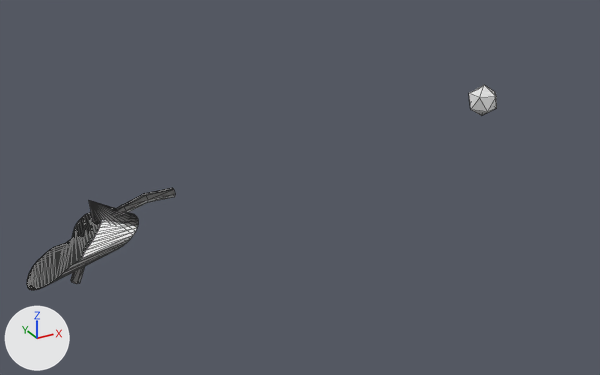
The glTF model assets/guy.glb, before and after one commit.
The view is the same before and after, from a 50 mm lens placed at (-8.3, -9.38, 5.36), pointed at (-2.99, 0.26, 0.54). Lighting does not change. The marker at lower left points along +X, +Y and +Z. Mesh edges are drawn as thin lines. Where no turn or scale is listed for an object, it has been applied to the vertices.

The first picture shows 'Cylinder.001', 'head'.
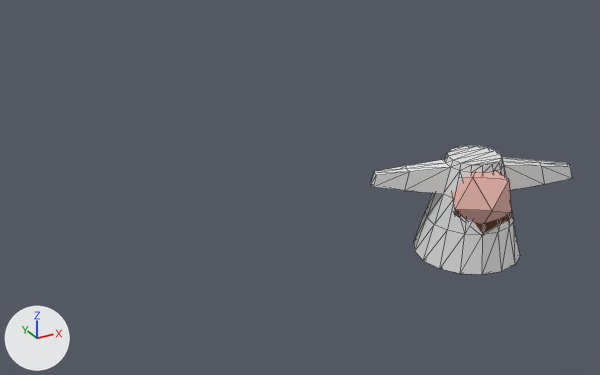
What the commit changed:
Material 'Material' (mat_material) is new.
Its base color is (0.8, 0.459, 0.41) (pink #e7b4ac).
Its roughness is 1.0.
Material 'Material.001' (mat_material_001) is new.
Its base color is (0.106, 0.0398, 0.0155) (brown #5c3821).
Its roughness is 1.0.
me_icosphere has 12 vertices, 20 faces and spans x -0.89..0.89, y -0.85..0.85, z -1.0..1.0.
me_icosphere now uses material mat_material (pink #e7b4ac).
Mesh me_icosphere_001 is new.
It is an icosphere of 20 faces spanning x -0.525..0.525, y -0.449..0.449, z -0.477..0.477.
It uses material mat_material_001 (brown #5c3821).
Mesh me_cylinder is new.
It has 104 vertices, 204 faces and spans x -1.54..1.54, y -0.87..0.87, z -1.09..0.56.
Object 'Cylinder.001' (ob_cylinder_001) is deleted.
Object 'head' (ob_head) moves from (0.0, -0.08, 1.48) to (-0.13, -0.41, 0.02).
Object 'head' (ob_head) turns from (0, 0, 0) to (-90, 61, -22) degrees about x, y and z.
Object 'head' (ob_head) is rescaled from (0.246, 0.246, 0.246) to (0.55, 0.55, 0.55).
Object 'hair' (ob_hair) is new; it shows me_icosphere_001.
Its location is (-0.04, -0.25, -0.25).
Object 'robe' (ob_robe) is new; it shows me_cylinder.
Its location is (0.0, 0.0, 0.0).

Location of each change, (x1, y1, x2, y2) in pixels of the pictures (600 x 375 px):
'robe', added
    after: (371, 146, 573, 275)
'Cylinder.001', deleted
    before: (27, 188, 175, 290)
'head', recoloured, moved, turned, rescaled
    before: (469, 85, 497, 116)
    after: (452, 171, 512, 224)
'hair', added
    after: (454, 211, 511, 234)
